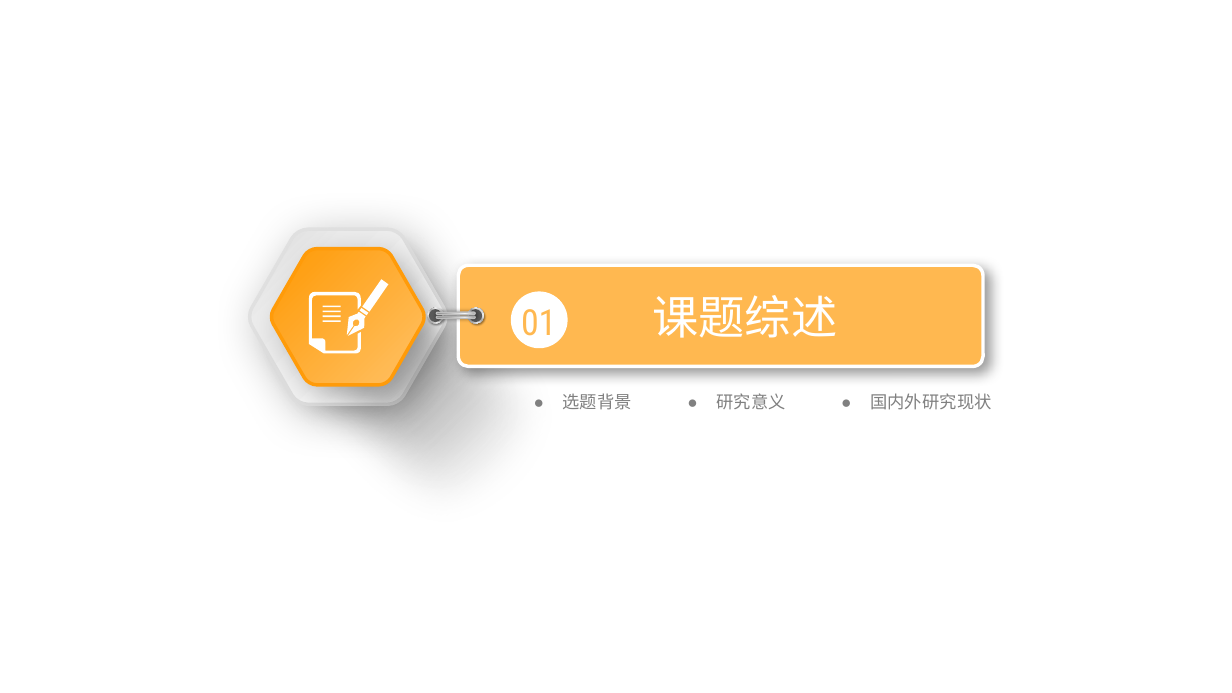
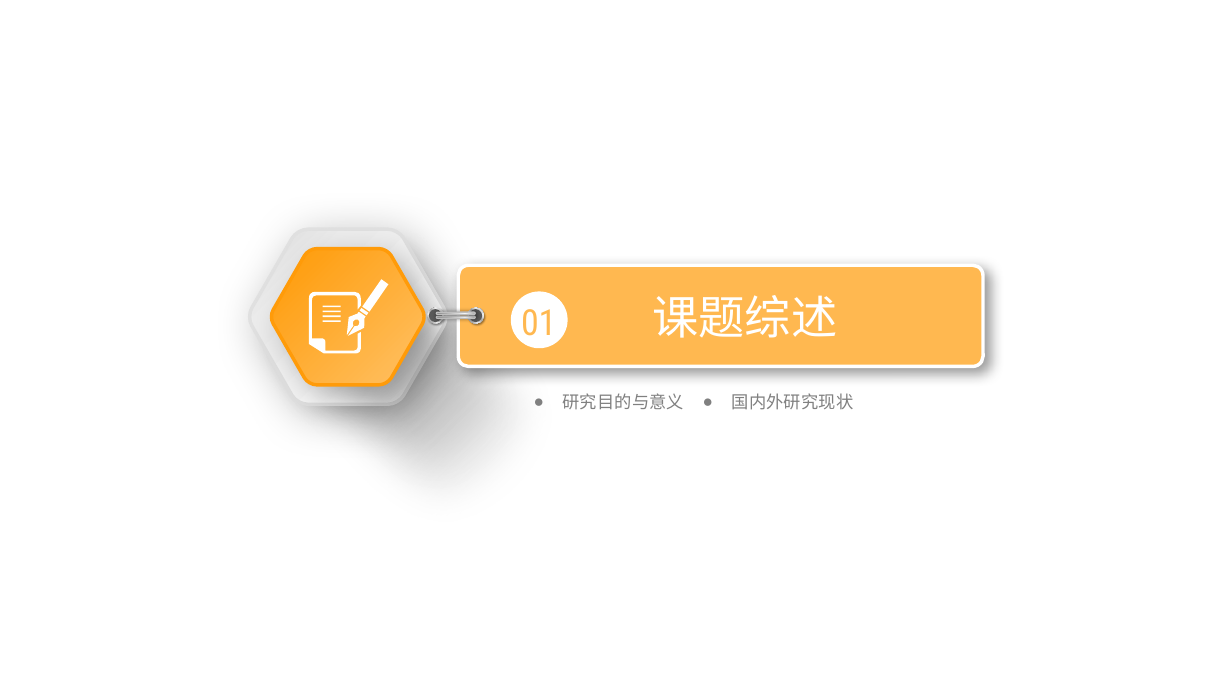
Before and after one commit to zhaobw61/Graduation-project, a slide deck: slide 3 of ppt/开题报告.pptx. Drawn at 1232x693 pixels with LibreOffice and Linux fonts; fonts in the diff are those of the drawing; background and template pictures are left out. Boxes give left, top, right and bottom in pixels: in the first picture for what was removed or moved away, otherwise in the second. Text is boxed around its words. In the diff, an @@ line names an element or a change of style, - is before the commit and + after.

```diff
--- a/ppt/开题报告.pptx
+++ b/ppt/开题报告.pptx
@@ text "国内外研究现状": place and size @@
-text "国内外研究现状" at (870, 393, 992, 410)
+text "国内外研究现状" at (732, 393, 854, 410)
@@ text at (562, 393, 684, 409): text changed @@
-● 研究意义
+● 研究目的与意义
@@ text removed at (562, 393, 631, 410) @@
-● 选题背景
```
Also in this commit, not shown: 11 other slides changed, 3 slides removed, 5 other files.
